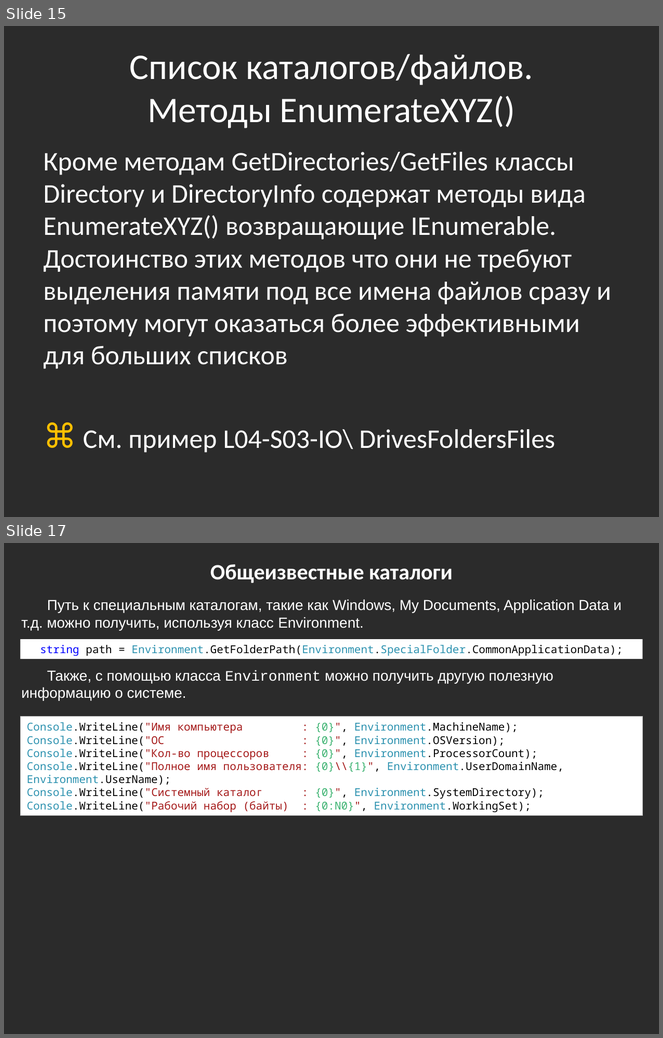
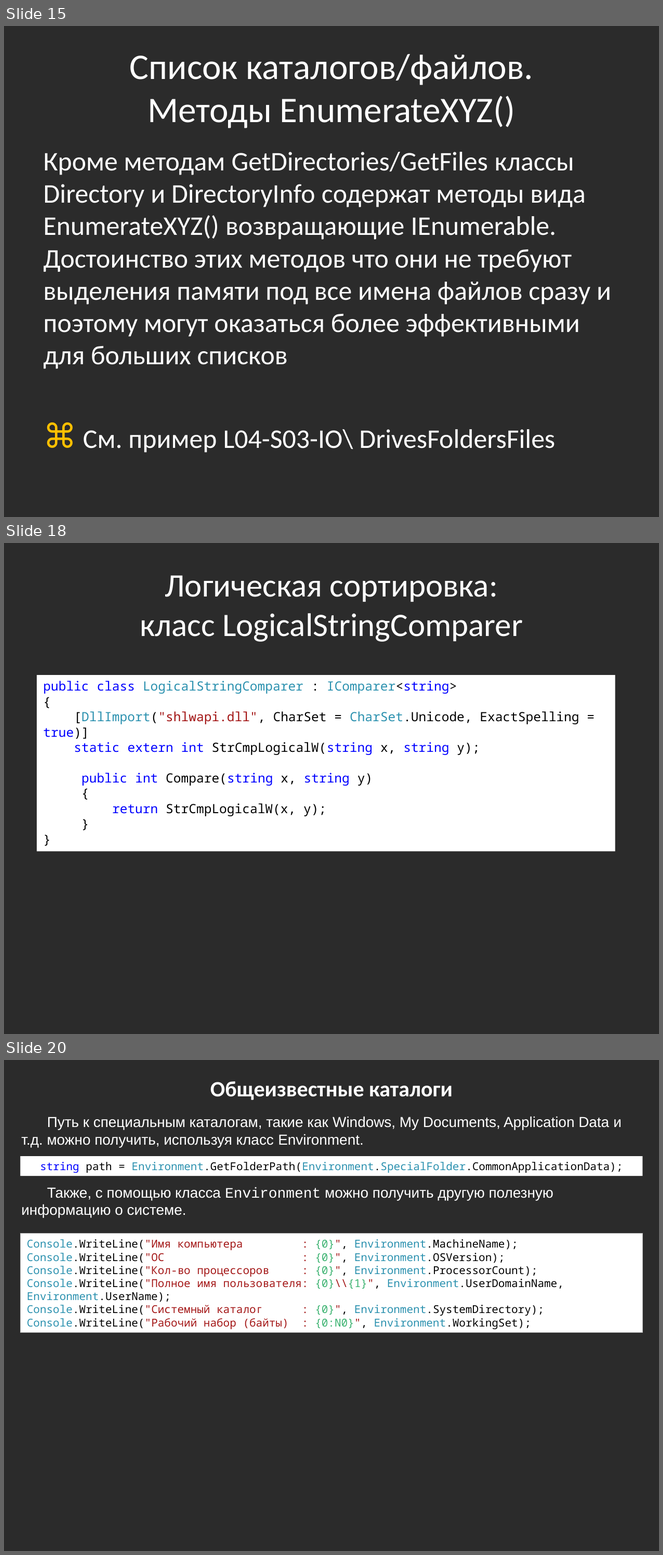
Before and after one commit to bazile/Training, a slide deck: Presentation/lesson-04-io.pptx. Shown one above the other, each under a label of ours: slides 15 and 17 before the commit, slides 15, 18 and 20 after it; the slides between them are not shown. The pictures are 663x1038 and 663x1555 pixels, drawn with LibreOffice and Linux fonts; fonts in the diff are those of the drawing; background and template pictures are left out; a plain dark background stands for a picture behind light text. Boxes give left, top, right and bottom in pixels: in the first picture for what was removed or moved away, otherwise in the second. Text is boxed around its words. In the diff, an @@ line names an element or a change of style, - is before the commit and + after.

Commit message:
LogicalStringComparer class

```diff
--- a/Presentation/lesson-04-io.pptx
+++ b/Presentation/lesson-04-io.pptx
@@ slide 18 added at (4,543,659,1034), background picture (left out) @@
@@ title added at (140,575,523,642), 36 pt, text #FFFFFF @@
+Логическая сортировка:
+класс LogicalStringComparer
@@ rectangle added at (37,676,616,851), fill #FFFFFF, 14 pt, text #000000 @@
+public class LogicalStringComparer : IComparer<string>
+{
+[DllImport("shlwapi.dll", CharSet = CharSet.Unicode, ExactSpelling = true)]
+static extern int StrCmpLogicalW(string x, string y);
+public int Compare(string x, string y)
+{
+return StrCmpLogicalW(x, y);
+}
+}
@@ what was slide 17 is now slide 20 @@
```
Also in this commit, not shown: 1 slide changed, 2 other slides added.
